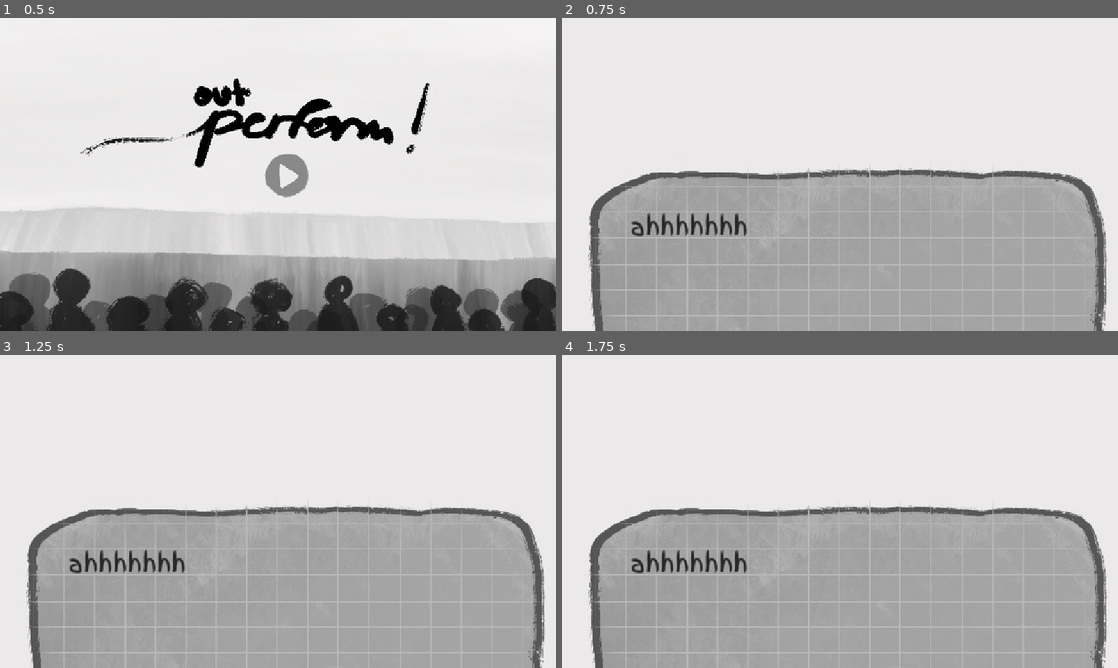
Above: before the commit, frames 1-4 (two rows, left to right).
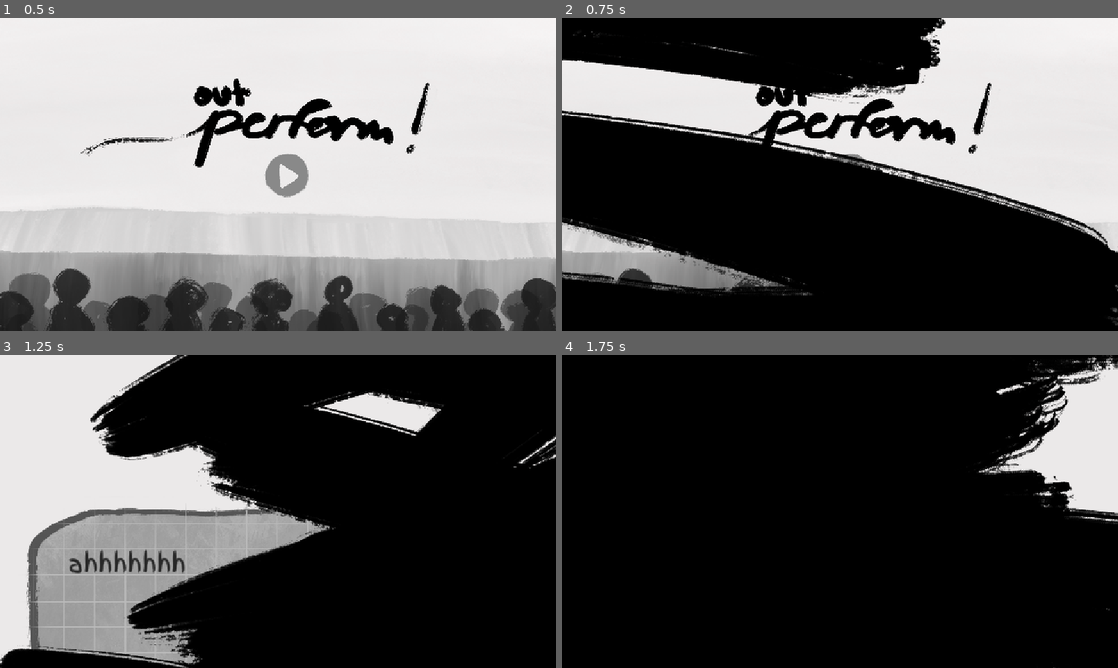
Above: after the commit, the same moments.

Repository: solacite/out-perform
Game: Godot game, scene res://scenes/main_menu.tscn
Same seed, same stepped clock (60 frames per second), same inputs: the game is played once before the commit and once after it.
Inputs (mouse positions are in pixels of both pictures, inside the frame that each line leads up to):
- Up to frame 1 (0.5 s): no input
- Up to frame 2 (0.75 s): click (851, 174) at 0.5 s
- Up to frame 3 (1.25 s): no input
- Up to frame 4 (1.75 s): tap Enter at 1.25 s; move the mouse to (840, 599) at 1.27 s; hold Right (ui_right) from 1.28 s (still down); click (840, 599) at 1.42 s

Frame 1 is identical in both runs. In frame 2, 71% of the frame differs, in the area x 0-100%, y 0-100%; in frame 3, 68%; in frame 4, 95%.

Commit message:
add paint streak transition, still wip

Diff:
--- a/project.godot
+++ b/project.godot
@@ -14,6 +14,10 @@
 run/main_scene="uid://b6ydsimjiibv"
 config/features=PackedStringArray("4.4", "GL Compatibility")
 
+[autoload]
+
+SceneTransition="*res://scripts/scene_transition.gd"
+
 [display]
 
 window/stretch/mode="canvas_items"
--- a/scenes/dialogue.tscn
+++ b/scenes/dialogue.tscn
@@ -2,7 +2,7 @@
 
 [ext_resource type="Texture2D" uid="uid://dkjigos81r7bp" path="res://assets/dialogue/border_chat_box.png" id="1_bfpow"]
 [ext_resource type="FontFile" uid="uid://3npgvibwus8" path="res://fonts/FingerPaint-Regular.ttf" id="3_bfpow"]
-[ext_resource type="Script" uid="uid://duhl2a0pjaq27" path="res://scenes/dialogue.gd" id="3_fyky8"]
+[ext_resource type="Script" uid="uid://duhl2a0pjaq27" path="res://dialogue.gd" id="3_fyky8"]
 
 [sub_resource type="CanvasItemMaterial" id="CanvasItemMaterial_fyky8"]
 
--- a/scenes/gameplay.tscn
+++ b/scenes/gameplay.tscn
@@ -1,9 +1,9 @@
 [gd_scene load_steps=15 format=3 uid="uid://dmt5xkn0x250c"]
 
-[ext_resource type="Script" uid="uid://bvmhmfcwdjlc5" path="res://parallax_background.gd" id="1_ctvyo"]
+[ext_resource type="Script" uid="uid://bvmhmfcwdjlc5" path="res://scripts/parallax_background.gd" id="1_ctvyo"]
 [ext_resource type="Texture2D" uid="uid://dlxhy0u72kmg5" path="res://assets/background/background.png" id="2_qixtg"]
 [ext_resource type="Texture2D" uid="uid://gogmgg5d1kys" path="res://assets/background/stage.png" id="3_nt65e"]
-[ext_resource type="Script" uid="uid://cychjmce76eea" path="res://character_body_2d.gd" id="4_bhmdk"]
+[ext_resource type="Script" uid="uid://cychjmce76eea" path="res://scripts/character_body_2d.gd" id="4_bhmdk"]
 [ext_resource type="Texture2D" uid="uid://ck12encwemhiu" path="res://assets/player/idle_up.png" id="5_s5y6v"]
 [ext_resource type="Texture2D" uid="uid://klhqm36e5ksq" path="res://assets/player/left.png" id="6_407ns"]
 [ext_resource type="Texture2D" uid="uid://cxrpp3143lhb7" path="res://assets/player/right.png" id="7_w3w6i"]
@@ -11,6 +11,21 @@
 [ext_resource type="Texture2D" uid="uid://dw2o1t8bbdf88" path="res://assets/player/down.png" id="9_m6b5a"]
 [ext_resource type="Texture2D" uid="uid://18sx0m5y8yaa" path="res://assets/player/idle_down.png" id="10_mesn4"]
 [ext_resource type="Texture2D" uid="uid://bw5ttfgriejh8" path="res://assets/background/audience.png" id="11_525vb"]
+
+[sub_resource type="Animation" id="Animation_fbudy"]
+length = 0.001
+tracks/0/type = "value"
+tracks/0/imported = false
+tracks/0/enabled = true
+tracks/0/path = NodePath("Sprite2D:texture")
+tracks/0/interp = 1
+tracks/0/loop_wrap = true
+tracks/0/keys = {
+"times": PackedFloat32Array(0),
+"transitions": PackedFloat32Array(1),
+"update": 1,
+"values": [ExtResource("5_s5y6v")]
+}
 
 [sub_resource type="Animation" id="Animation_cbffv"]
 resource_name = "idle"
@@ -27,21 +42,6 @@
 "transitions": PackedFloat32Array(1, 1),
 "update": 1,
 "values": [ExtResource("5_s5y6v"), ExtResource("10_mesn4")]
-}
-
-[sub_resource type="Animation" id="Animation_fbudy"]
-length = 0.001
-tracks/0/type = "value"
-tracks/0/imported = false
-tracks/0/enabled = true
-tracks/0/path = NodePath("Sprite2D:texture")
-tracks/0/interp = 1
-tracks/0/loop_wrap = true
-tracks/0/keys = {
-"times": PackedFloat32Array(0),
-"transitions": PackedFloat32Array(1),
-"update": 1,
-"values": [ExtResource("5_s5y6v")]
 }
 
 [sub_resource type="AnimationLibrary" id="AnimationLibrary_fbudy"]
--- a/scenes/main_menu.tscn
+++ b/scenes/main_menu.tscn
@@ -1,6 +1,6 @@
 [gd_scene load_steps=18 format=3 uid="uid://b6ydsimjiibv"]
 
-[ext_resource type="Script" uid="uid://bvmhmfcwdjlc5" path="res://parallax_background.gd" id="1_rtw2f"]
+[ext_resource type="Script" uid="uid://bvmhmfcwdjlc5" path="res://scripts/parallax_background.gd" id="1_rtw2f"]
 [ext_resource type="Texture2D" uid="uid://dlxhy0u72kmg5" path="res://assets/background/background.png" id="2_oa1go"]
 [ext_resource type="Texture2D" uid="uid://gogmgg5d1kys" path="res://assets/background/stage.png" id="3_tbmy8"]
 [ext_resource type="Texture2D" uid="uid://bw5ttfgriejh8" path="res://assets/background/audience.png" id="4_jk1qb"]
--- a/parallax_background.gd
+++ b/scripts/parallax_background.gd
@@ -14,4 +14,7 @@
 	scroll_offset = scroll_offset.lerp(target_offset, smoothing * delta)
 
 func _on_button_pressed():
-	get_tree().change_scene_to_file("res://scenes/dialogue.tscn")
+	go_to_gameplay()
+
+func go_to_gameplay():
+	SceneTransition.change_scene_to("res://scenes/dialogue.tscn")
--- /dev/null
+++ b/scripts/scene_transition.gd
@@ -0,0 +1,62 @@
+extends CanvasLayer
+
+@export var streak_textures: Array[Texture2D] = []  # Keep it empty here
+@export var num_streaks: int = 15
+var is_transitioning: bool = false
+
+func _ready():
+	layer = 100
+	streak_textures = [
+		load("res://assets/streaks/streak1.png"),
+		load("res://assets/streaks/streak2.png"),
+		load("res://assets/streaks/streak3.png"),
+		load("res://assets/streaks/streak4.png"),
+		load("res://assets/streaks/streak5.png")
+	]
+
+func change_scene_to(scene_path: String):
+	if is_transitioning:
+		return
+
+	is_transitioning = true
+
+	# Dark gray streaks
+	spawn_paint_streaks(Color(0.3, 0.3, 0.3), "in")
+	await get_tree().create_timer(0.6).timeout
+
+	get_tree().change_scene_to_file(scene_path)
+
+	# White streaks
+	spawn_paint_streaks(Color.WHITE, "out")
+	await get_tree().create_timer(0.6).timeout
+
+	is_transitioning = false
+
+func spawn_paint_streaks(color: Color, direction: String):
+	for i in num_streaks:
+		create_paint_streak(color, direction)
+
+func create_paint_streak(color: Color, direction: String):
+	if streak_textures.is_empty():
+		return
+
+	var streak = Sprite2D.new()
+	add_child(streak)
+
+	streak.texture = streak_textures[randi() % streak_textures.size()]
+	streak.modulate = color
+
+	streak.scale = Vector2(randf_range(1.0, 1.0), randf_range(1.0, 1.0))
+	streak.rotation = randf_range(-0.3, 0.3)
+
+	var screen_size = get_viewport().get_visible_rect().size
+	var tween = create_tween()
+
+	if direction == "in":
+		streak.position = Vector2(randf_range(-1000, -200), randf_range(-1000, screen_size.y + 200))
+		tween.tween_property(streak, "position:x", streak.position.x + screen_size.x + 700, randf_range(0.6, 1.0))
+	else:
+		streak.position = Vector2(randf_range(screen_size.x + 200, screen_size.x + 500), randf_range(-200, screen_size.y + 200))
+		tween.tween_property(streak, "position:x", streak.position.x - screen_size.x - 700, randf_range(0.6, 1.0))
+
+	tween.tween_callback(streak.queue_free)
--- /dev/null
+++ b/scripts/scene_transition.tscn
@@ -0,0 +1,3 @@
+[gd_scene format=3 uid="uid://bk47brsegtsb"]
+
+[node name="SceneTransition" type="Node2D"]
Binary file added: assets/streaks/streak1.png
Not shown, added: assets/streaks/streak1.png.import
Binary file added: assets/streaks/streak2.png
Not shown, added: assets/streaks/streak2.png.import
Binary file added: assets/streaks/streak3.png
Not shown, added: assets/streaks/streak3.png.import
Binary file added: assets/streaks/streak4.png
Not shown, added: assets/streaks/streak4.png.import
Binary file added: assets/streaks/streak5.png
Not shown, added: assets/streaks/streak5.png.import
Renamed: scenes/dialogue.gd -> dialogue.gd
Renamed: scenes/dialogue.gd.uid -> dialogue.gd.uid
(and 4 more such lines)
